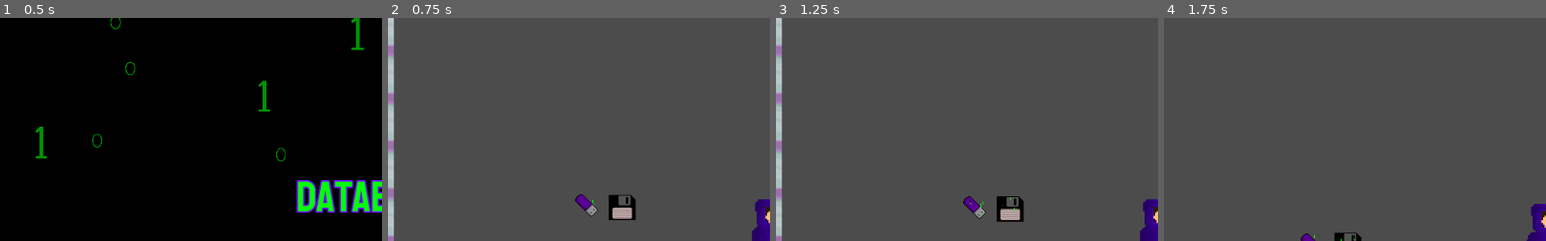
Above: before the commit, frames 1-4 (left to right).
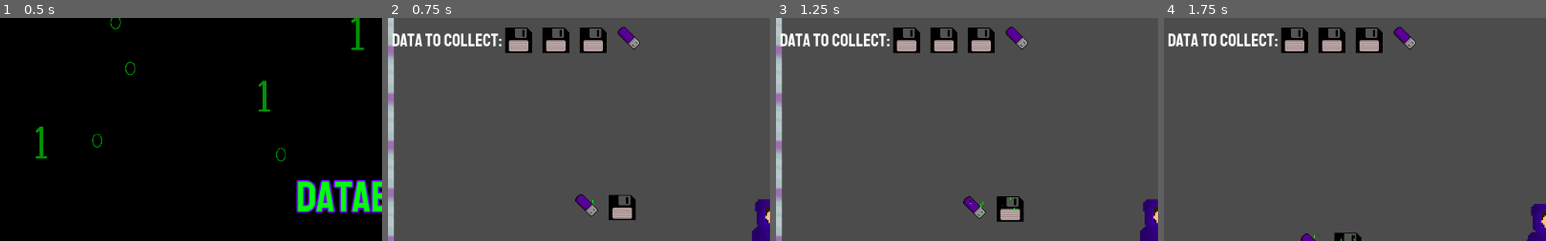
Above: after the commit, the same moments.

Repository: ncbarber/final-Databreak
Game: Godot game, scene res://src/ScreenStart/ScreenStart.tscn
Two runs of this game, one before a commit and one after it. Both use one fixed random seed, a clock stepped at 60 frames per second and the inputs below.
Inputs:
- Up to frame 1 (0.5 s): no input
- Up to frame 2 (0.75 s): click "Play" at 0.5 s
- Up to frame 3 (1.25 s): no input
- Up to frame 4 (1.75 s): hold Right (move_right) from 1.28 s (still down); tap Space (jump) at 1.35, 1.52 s
The pictures show only the part of the screen within x 0-50%, y 0-50%; the shares and areas given below are measured in that part.

Frame 1 is identical in both runs. In frame 2, 3.3% of the frame differs, in the area x 1-66%, y 3-16%; in frame 3, 3.3%; in frame 4, 3.3%.

Commit message:
Add start of HUD

Diff:
--- a/project/src/Level/Level.gd
+++ b/project/src/Level/Level.gd
@@ -1,4 +1,9 @@
 extends Node2D
+
+
+signal usb_collected
+signal floppy_collected(number)
+
 
 const SPAWN_POSITION := Vector2(496,460)
 const ENEMY_POSITION := Vector2(1284,338)
@@ -63,6 +68,7 @@
 	if body == player:
 		# Make note that data was collected
 		usb_collected += 1
+		emit_signal("usb_collected")
 		_usb.queue_free()
 
 
@@ -71,4 +77,5 @@
 	if body == player:
 		# Make note that data was collected
 		floppy_collected += 1
+		emit_signal("floppy_collected", floppy_collected)
 		_floppy.queue_free()
--- /dev/null
+++ b/project/src/Player/HUD.tscn
@@ -0,0 +1,68 @@
+[gd_scene load_steps=9 format=2]
+
+[ext_resource path="res://src/Common/Staatliches-Regular.ttf" type="DynamicFontData" id=1]
+[ext_resource path="res://platform_assets/Databreak-USB.png" type="Texture" id=2]
+[ext_resource path="res://platform_assets/Databreak-Floppy.png" type="Texture" id=3]
+
+[sub_resource type="DynamicFont" id=1]
+size = 24
+font_data = ExtResource( 1 )
+
+[sub_resource type="AtlasTexture" id=2]
+flags = 4
+atlas = ExtResource( 3 )
+region = Rect2( 0, 0, 256, 256 )
+
+[sub_resource type="SpriteFrames" id=3]
+animations = [ {
+"frames": [ SubResource( 2 ) ],
+"loop": true,
+"name": "default",
+"speed": 5.0
+} ]
+
+[sub_resource type="AtlasTexture" id=4]
+flags = 4
+atlas = ExtResource( 2 )
+region = Rect2( 0, 0, 256, 256 )
+
+[sub_resource type="SpriteFrames" id=5]
+animations = [ {
+"frames": [ SubResource( 4 ) ],
+"loop": true,
+"name": "default",
+"speed": 5.0
+} ]
+
+[node name="HUD" type="CanvasLayer"]
+
+[node name="DataToCollect" type="Label" parent="."]
+margin_left = 5.0
+margin_top = 15.0
+margin_right = 157.0
+margin_bottom = 46.0
+custom_fonts/font = SubResource( 1 )
+text = "Data To Collect: "
+__meta__ = {
+"_edit_use_anchors_": false
+}
+
+[node name="Floppy" type="AnimatedSprite" parent="."]
+position = Vector2( 175, 30 )
+scale = Vector2( 0.25, 0.25 )
+frames = SubResource( 3 )
+
+[node name="Floppy2" type="AnimatedSprite" parent="."]
+position = Vector2( 225, 30 )
+scale = Vector2( 0.25, 0.25 )
+frames = SubResource( 3 )
+
+[node name="Floppy3" type="AnimatedSprite" parent="."]
+position = Vector2( 275, 30 )
+scale = Vector2( 0.25, 0.25 )
+frames = SubResource( 3 )
+
+[node name="USB" type="AnimatedSprite" parent="."]
+position = Vector2( 325, 30 )
+scale = Vector2( 0.25, 0.25 )
+frames = SubResource( 5 )
--- a/project/src/Player/Player.gd
+++ b/project/src/Player/Player.gd
@@ -10,10 +10,10 @@
 var animationDone := false
 
 
-# func _process(_delta):
-	# $Camera2D/LivesRemainingLabel.text = 'Lives Remaining: %d' % lives_remaining
-	# if Input.is_action_just_pressed("respawn"):
-	# 	lives_remaining -= 1
+func _ready():
+	var level : Node2D = load("res://src/Level/Level.tscn").instance()
+	var _usb_connection := level.connect("usb_HUD_trigger", self, "usb_collected")
+	var _floppy_connection := level.connect("floppy_HUD_trigger", self, "floppy_collected", [level])
 
 
 func _get_inputs() -> void:
@@ -58,9 +58,22 @@
 	velocity = move_and_slide(velocity, Vector2(0, -1))
 
 
-func _on_AnimatedSprite_animation_finished():
-	if $AnimatedSprite.animation == "jump":
-		# print(1)
-		if $AnimatedSprite.frame == 5:
-			# print(2)
-			animationDone = true
+func usb_HUD_trigger():
+	$Camera2D/HUD/USB.visible = false
+
+
+func floppy_HUD_trigger(num):
+	if num == 1:
+		$Camera2D/HUD/Floppy.visible = false
+	elif num == 2:
+		$Camera2D/HUD/Floppy2.visible = false
+	elif num == 3:
+		$Camera2D/HUD/Floppy3.visible = false
+
+
+#func _on_AnimatedSprite_animation_finished():
+#	if $AnimatedSprite.animation == "jump":
+#		# print(1)
+#		if $AnimatedSprite.frame == 5:
+#			# print(2)
+#			animationDone = true
--- a/project/src/Player/Player.tscn
+++ b/project/src/Player/Player.tscn
@@ -1,7 +1,8 @@
-[gd_scene load_steps=22 format=2]
+[gd_scene load_steps=23 format=2]
 
 [ext_resource path="res://src/Player/Player.gd" type="Script" id=1]
 [ext_resource path="res://platform_assets/DatabreakCharacter.png" type="Texture" id=2]
+[ext_resource path="res://src/Player/HUD.tscn" type="PackedScene" id=3]
 
 [sub_resource type="AtlasTexture" id=1]
 flags = 4
@@ -127,4 +128,6 @@
 current = true
 zoom = Vector2( 2, 2 )
 
+[node name="HUD" parent="Camera2D" instance=ExtResource( 3 )]
+
 [connection signal="animation_finished" from="AnimatedSprite" to="." method="_on_AnimatedSprite_animation_finished"]
Not shown, changed: README.md
